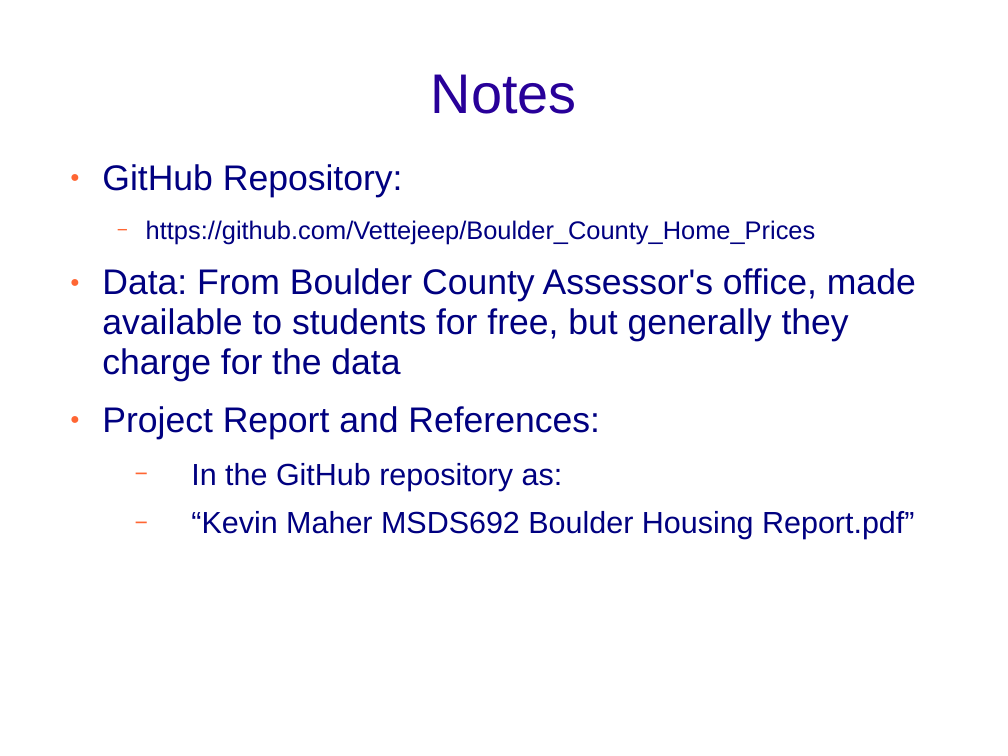
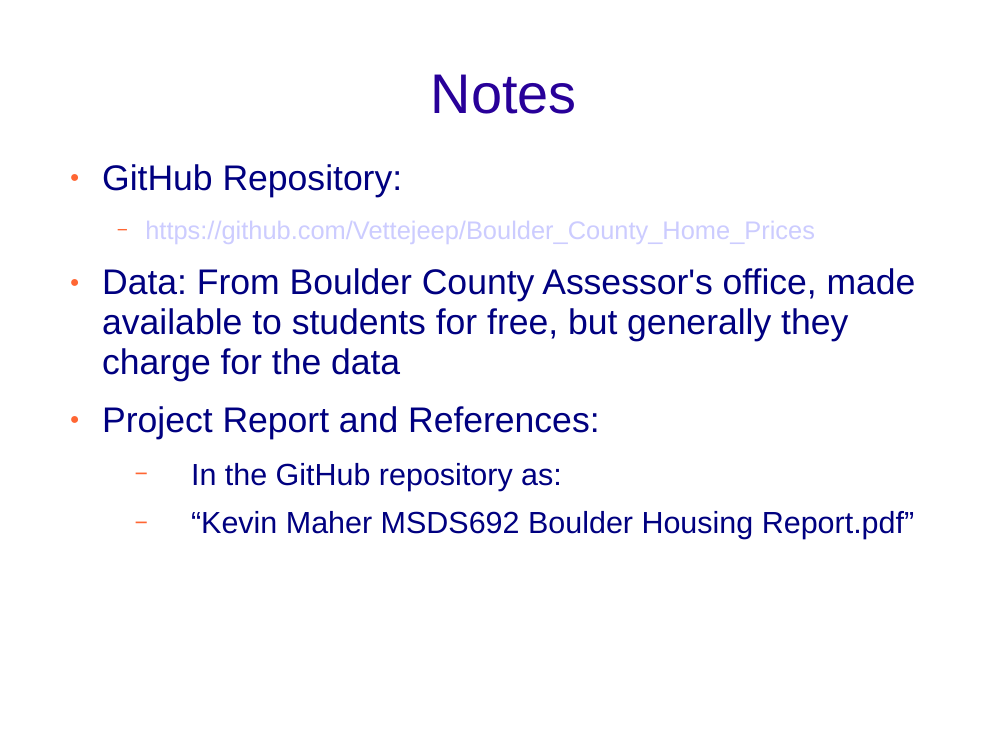
Before and after one commit to Vettejeep/Boulder_County_Home_Prices, a slide deck: slide 11 of MaherKevin.ppt (slide 9 before the commit). Drawn at 1008x756 pixels with LibreOffice and Linux fonts; fonts in the diff are those of the drawing; background and template pictures are left out. Boxes give left, top, right and bottom in pixels: in the first picture for what was removed or moved away, otherwise in the second. Text is boxed around its words. In the diff, an @@ line names an element or a change of style, - is before the commit and + after.

Commit message:
New draft files for final report and presentation

```diff
--- a/MaherKevin.ppt
+++ b/MaherKevin.ppt
@@ text "GitHub Repository:" at [102, 164, 916, 539]: text colour #000080 to #CCCCFF in "https://github.com/Vettejeep/Boulder_County_Home_Prices" @@
```
Also in this commit, not shown: 7 other slides changed, 2 slides added, 1 other file.
